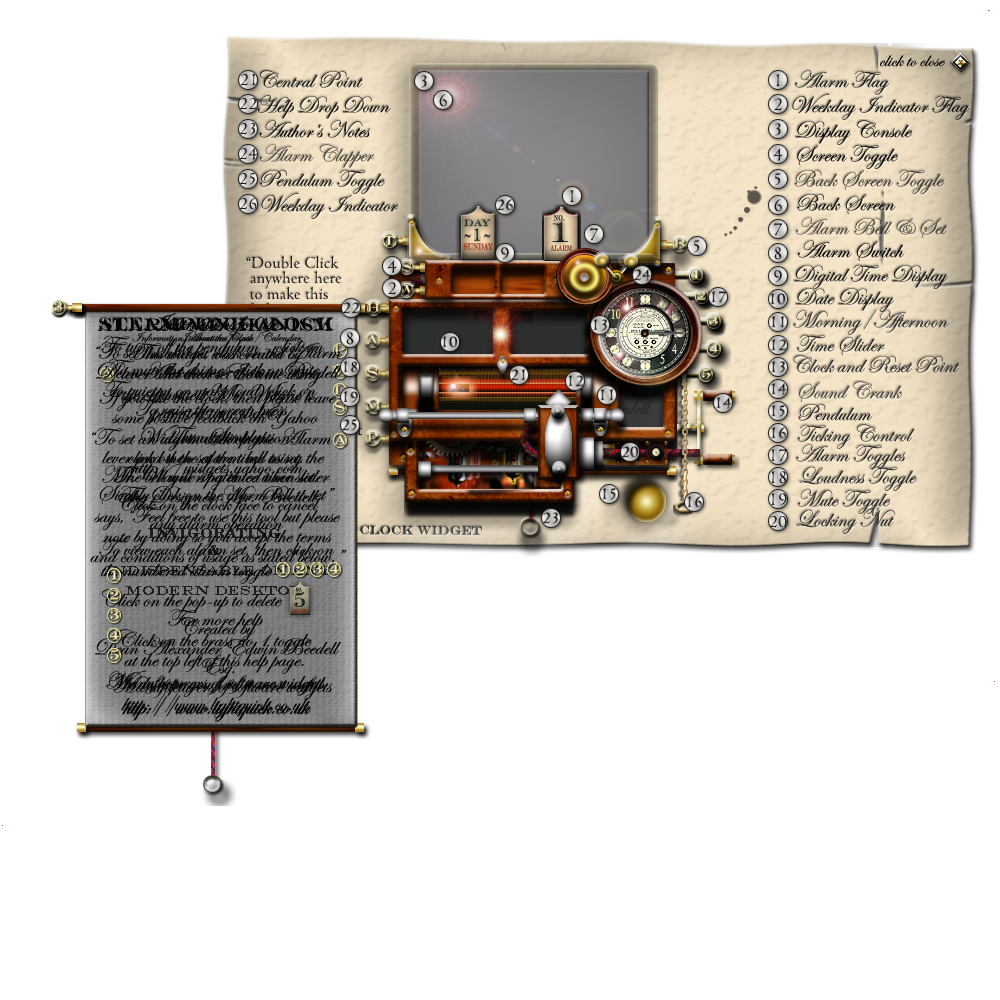
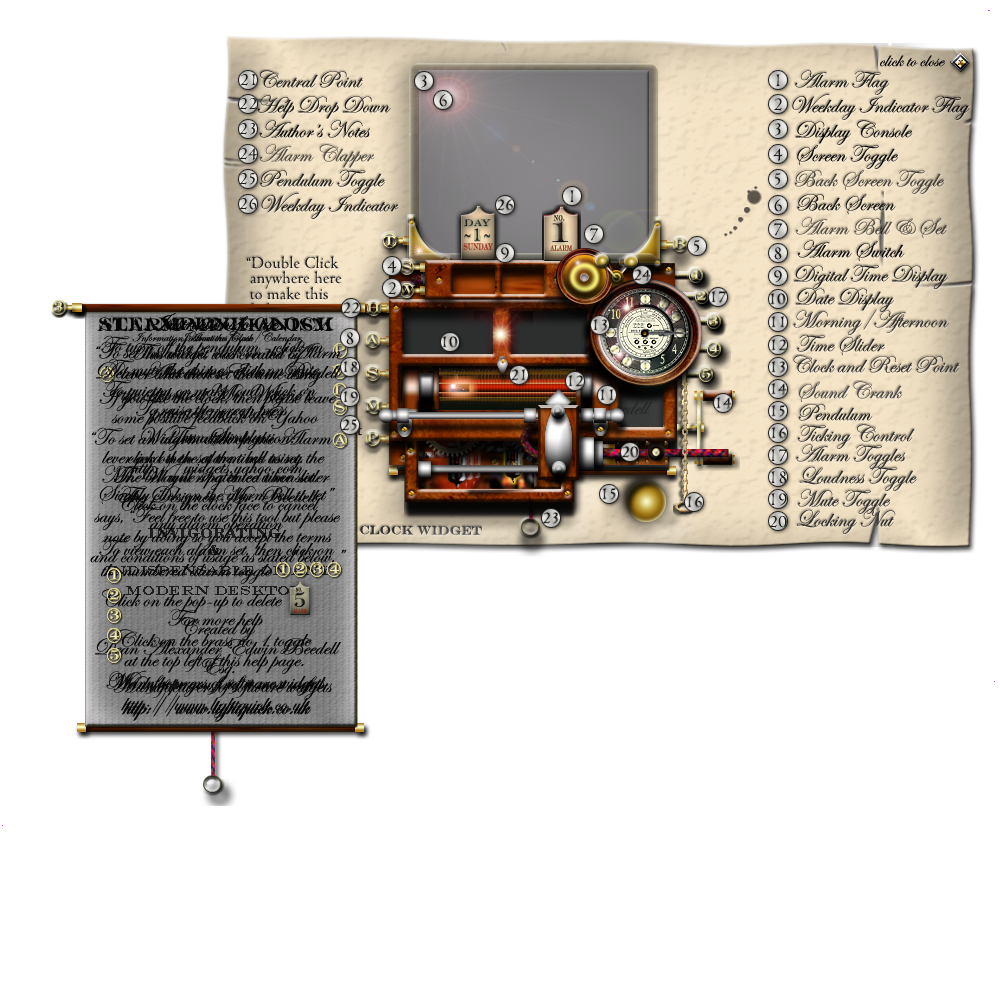
The second 1000 × 1000 image is a revision of the first. Changes to its layers:
painted on "cable" over [603, 449, 738, 466]
